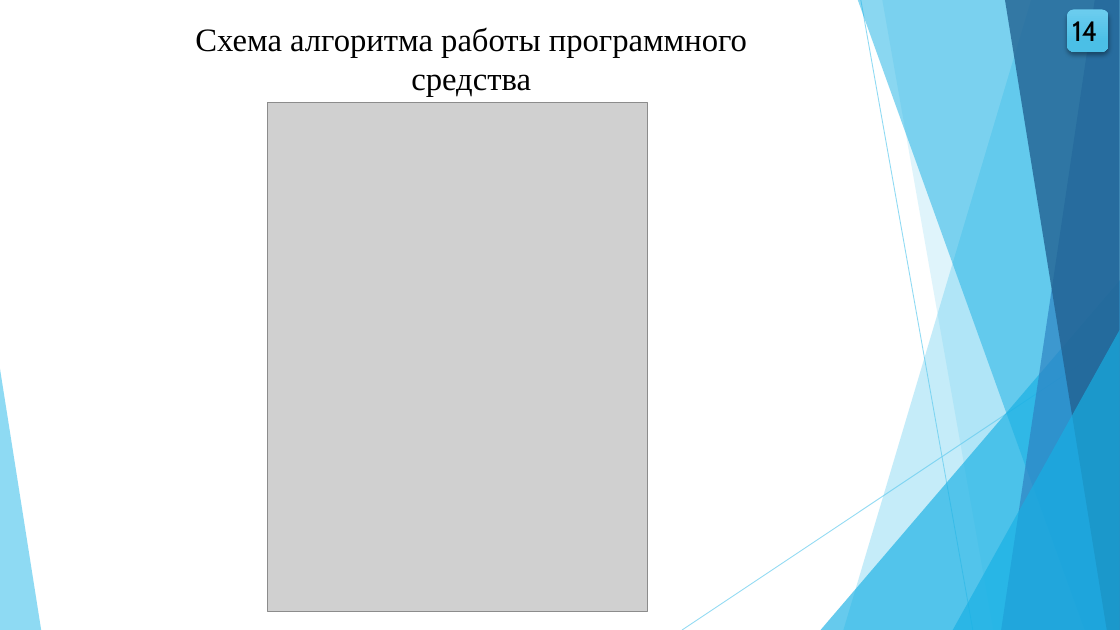
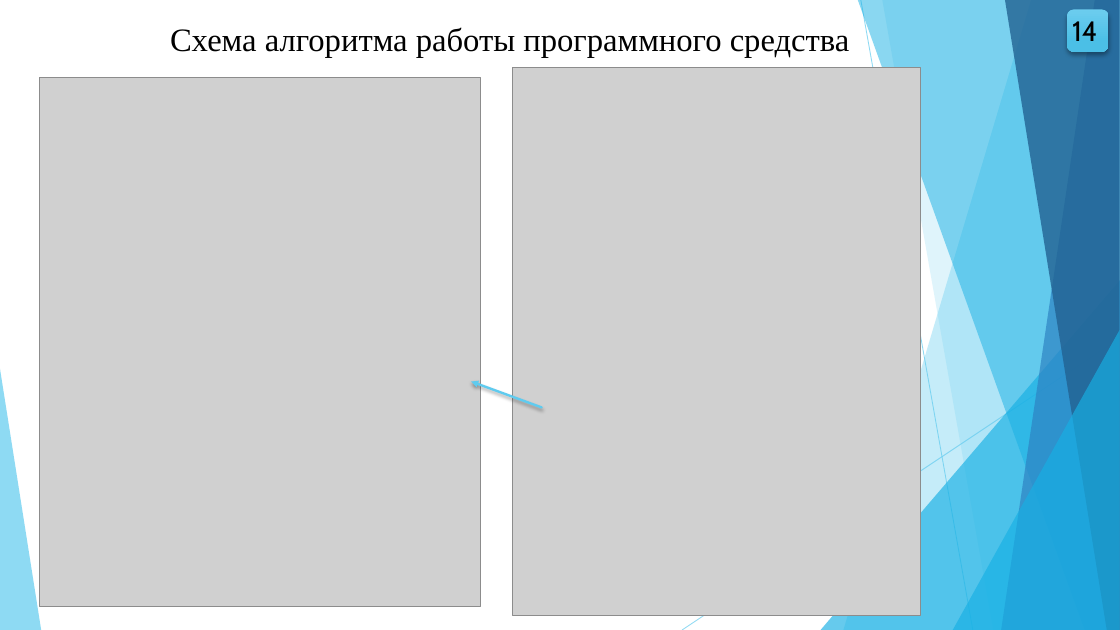
Before and after one commit to wolfufu/EpidemicModelsApp, a slide deck: slide 14 of VKR_Volkova_VMO41.pptx. Drawn at 1120x630 pixels with LibreOffice and Linux fonts; fonts in the diff are those of the drawing; grey boxes stand for pictures. Boxes give left, top, right and bottom in pixels: in the first picture for what was removed or moved away, otherwise in the second. Text is boxed around its words. In the diff, an @@ line names an element or a change of style, - is before the commit and + after.

```diff
--- a/VKR_Volkova_VMO41.pptx
+++ b/VKR_Volkova_VMO41.pptx
@@ text "Схема алгоритма работы программного средства" rewrapped from [195,27,747,96] to [170,27,850,57] @@
@@ picture added at [39,77,481,607] @@
@@ picture: place and size @@
-picture at [267,103,647,612]
+picture at [513,68,922,616]
@@ arrow added from (542, 408) to (471, 381), #5FCBEF 2 pt @@
```
Also in this commit, not shown: 10 other slides changed, 5 other files.
